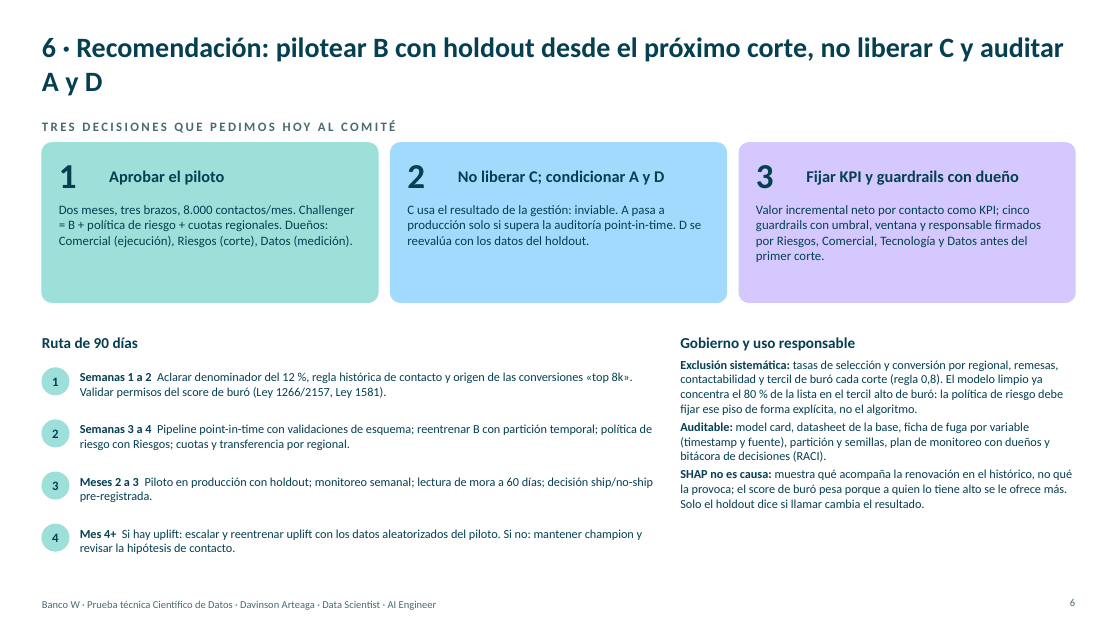
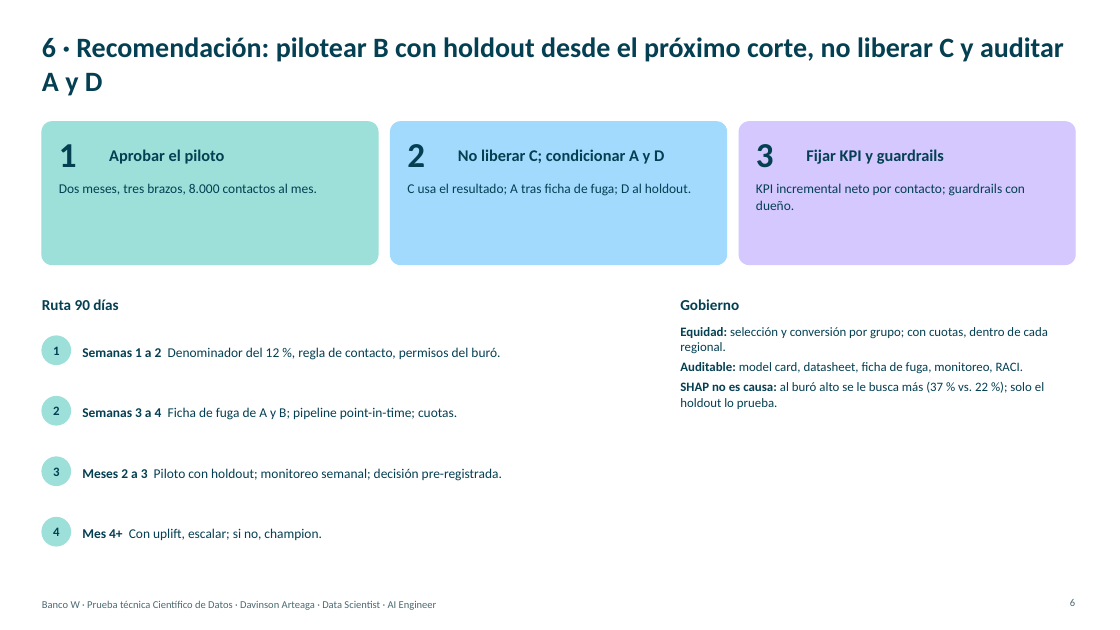
Before and after one commit to DavinsonA/bancow, a slide deck: slide 6 of entregables/BancoW_Priorizacion_Renovaciones_DavinsonArteaga.pptx. Drawn at 1120x630 pixels with LibreOffice and Linux fonts; fonts in the diff are those of the drawing. Boxes give left, top, right and bottom in pixels: in the first picture for what was removed or moved away, otherwise in the second. Text is boxed around its words. In the diff, an @@ line names an element or a change of style, - is before the commit and + after.

```diff
--- a/entregables/BancoW_Priorizacion_Renovaciones_DavinsonArteaga.pptx
+++ b/entregables/BancoW_Priorizacion_Renovaciones_DavinsonArteaga.pptx
@@ rounded rectangle: place and size @@
-rounded rectangle at bbox=[42, 143, 378, 302]
+rounded rectangle at bbox=[42, 122, 378, 265]
@@ text removed at bbox=[42, 120, 395, 133] @@
-TRES DECISIONES QUE PEDIMOS HOY AL COMITÉ
@@ rounded rectangle: place and size @@
-rounded rectangle at bbox=[391, 143, 727, 302]
+rounded rectangle at bbox=[391, 122, 727, 265]
@@ proportions changed in 3 elements at bbox=[42, 122, 378, 265], bbox=[391, 122, 727, 265], bbox=[739, 122, 1075, 265] @@
@@ rounded rectangle: place and size @@
-rounded rectangle at bbox=[739, 143, 1075, 302]
+rounded rectangle at bbox=[739, 122, 1075, 265]
@@ 5 texts: place and size @@
-5 texts at bbox=[59, 165, 774, 189]
+5 texts at bbox=[59, 144, 774, 168]
@@ text added at bbox=[806, 149, 944, 164], 14 pt, text #043F52, bold @@
+Fijar KPI y guardrails
@@ text at bbox=[59, 183, 317, 195]: text changed; size 11 to 11.5 pt @@
-Dos meses, tres brazos, 8.000 contactos/mes. Challenger = B + política de riesgo + cuotas regionales. Dueños: Comercial (ejecución), Riesgos (corte), Datos (medición).
+Dos meses, tres brazos, 8.000 contactos al mes.
@@ text at bbox=[407, 183, 691, 196]: text changed; size 11 to 11.5 pt @@
-C usa el resultado de la gestión: inviable. A pasa a producción solo si supera la auditoría point-in-time. D se reevalúa con los datos del holdout.
+C usa el resultado; A tras ficha de fuga; D al holdout.
@@ text at bbox=[756, 183, 1025, 210]: text changed; size 14 to 11.5 pt; bold off @@
-Fijar KPI y guardrails con dueño
+KPI incremental neto por contacto; guardrails con dueño.
@@ text "KPI incremental neto por contacto; ..." at bbox=[756, 183, 1025, 210]: vertical alignment middle to top @@
@@ text removed at bbox=[756, 205, 1041, 262] @@
-Valor incremental neto por contacto como KPI; cinco guardrails con umbral, ventana y responsable firmados por Riesgos, Comercial, Tecnología y Datos antes del primer corte.
@@ text at bbox=[42, 299, 118, 310]: text changed @@
-Ruta de 90 días
+Ruta 90 días
@@ text at bbox=[680, 299, 739, 310]: text changed @@
-Gobierno y uso responsable
+Gobierno
@@ text at bbox=[680, 327, 1048, 409]: text changed; size 10.5 to 11 pt @@
-• Exclusión sistemática: tasas de selección y conversión por regional, remesas, contactabilidad y tercil de buró cada corte (regla 0,8). El modelo limpio ya concentra el 80 % de la lista en el tercil alto de buró: la política de riesgo debe fijar ese piso de forma explícita, no el algoritmo.
-• Auditable: model card, datasheet de la base, ficha de fuga por variable (timestamp y fuente), partición y semillas, plan de monitoreo con dueños y bitácora de decisiones (RACI).
-• SHAP no es causa: muestra qué acompaña la renovación en el histórico, no qué la provoca; el score de buró pesa porque a quien lo tiene alto se le ofrece más. Solo el holdout dice si llamar cambia el resultado.
+• Equidad: selección y conversión por grupo; con cuotas, dentro de cada regional.
+• Auditable: model card, datasheet, ficha de fuga, monitoreo, RACI.
+• SHAP no es causa: al buró alto se le busca más (37 % vs. 22 %); solo el holdout lo prueba.
@@ text "1": place and size @@
-text "1" at bbox=[52, 377, 58, 386]
+text "1" at bbox=[53, 346, 59, 355]
@@ ellipse: place and size @@
-ellipse at bbox=[42, 368, 69, 395]
+ellipse at bbox=[42, 336, 71, 365]
@@ text at bbox=[82, 347, 500, 360]: text changed; size 10.5 to 11.5 pt @@
-Semanas 1 a 2 Aclarar denominador del 12 %, regla histórica de contacto y origen de las conversiones «top 8k». Validar permisos del score de buró (Ley 1266/2157, Ley 1581).
+Semanas 1 a 2 Denominador del 12 %, regla de contacto, permisos del buró.
@@ text "2": place and size @@
-text "2" at bbox=[52, 429, 58, 438]
+text "2" at bbox=[53, 406, 59, 415]
@@ ellipse: place and size @@
-ellipse at bbox=[42, 420, 69, 447]
+ellipse at bbox=[42, 397, 71, 425]
@@ text at bbox=[82, 407, 457, 420]: text changed; size 10.5 to 11.5 pt @@
-Semanas 3 a 4 Pipeline point-in-time con validaciones de esquema; reentrenar B con partición temporal; política de riesgo con Riesgos; cuotas y transferencia por regional.
+Semanas 3 a 4 Ficha de fuga de A y B; pipeline point-in-time; cuotas.
@@ text "3": place and size @@
-text "3" at bbox=[52, 481, 58, 490]
+text "3" at bbox=[53, 467, 59, 476]
@@ ellipse: place and size @@
-ellipse at bbox=[42, 472, 69, 499]
+ellipse at bbox=[42, 457, 71, 486]
@@ text at bbox=[82, 468, 502, 481]: text changed; size 10.5 to 11.5 pt @@
-Meses 2 a 3 Piloto en producción con holdout; monitoreo semanal; lectura de mora a 60 días; decisión ship/no-ship pre-registrada.
+Meses 2 a 3 Piloto con holdout; monitoreo semanal; decisión pre-registrada.
@@ text "4": place and size @@
-text "4" at bbox=[52, 533, 58, 542]
+text "4" at bbox=[53, 527, 59, 536]
@@ ellipse: place and size @@
-ellipse at bbox=[42, 524, 69, 551]
+ellipse at bbox=[42, 518, 71, 546]
@@ text at bbox=[82, 528, 322, 540]: text changed; size 10.5 to 11.5 pt @@
-Mes 4+ Si hay uplift: escalar y reentrenar uplift con los datos aleatorizados del piloto. Si no: mantener champion y revisar la hipótesis de contacto.
+Mes 4+ Con uplift, escalar; si no, champion.
```
Also in this commit, not shown: 6 other slides changed, 2 other files.
